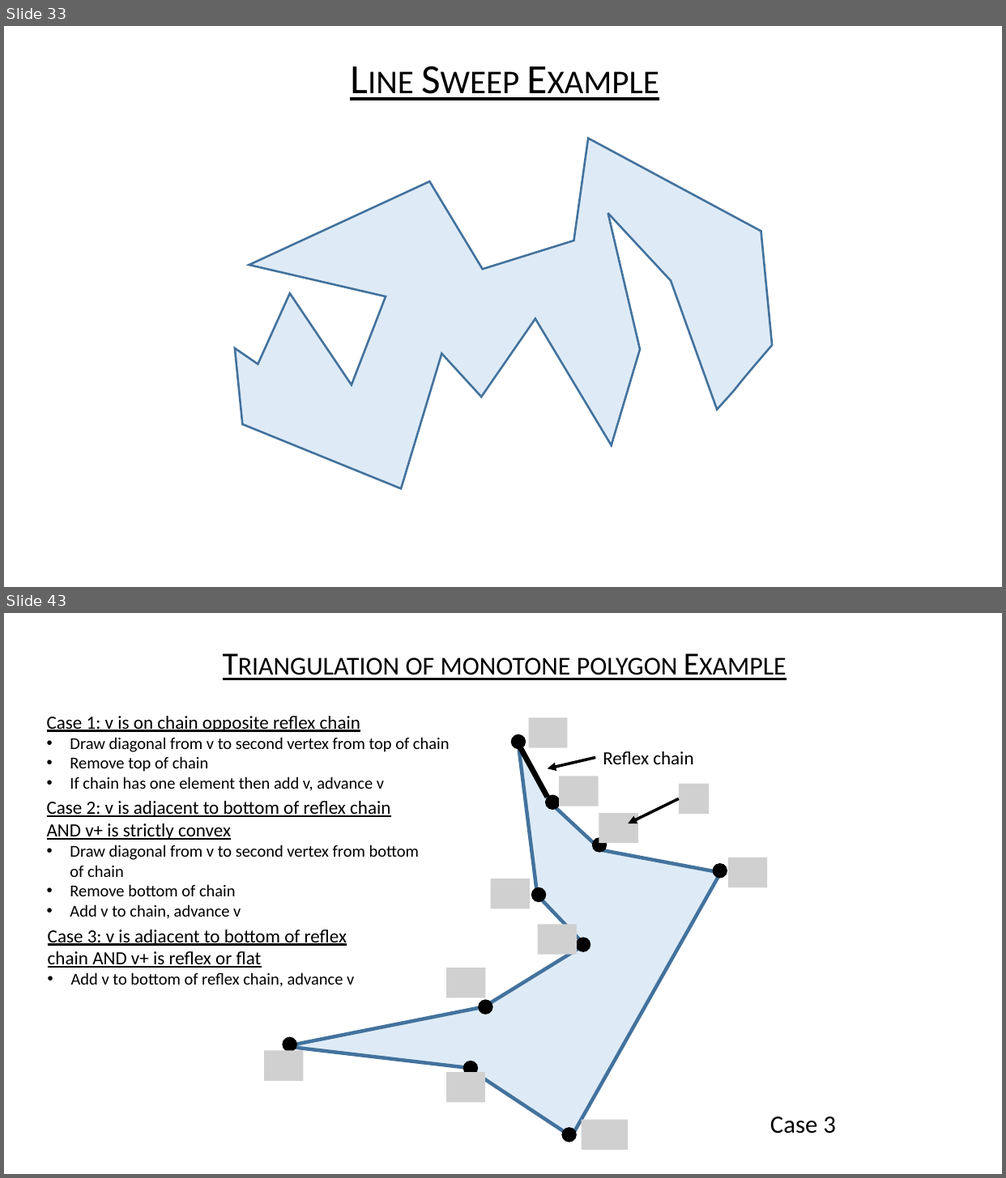
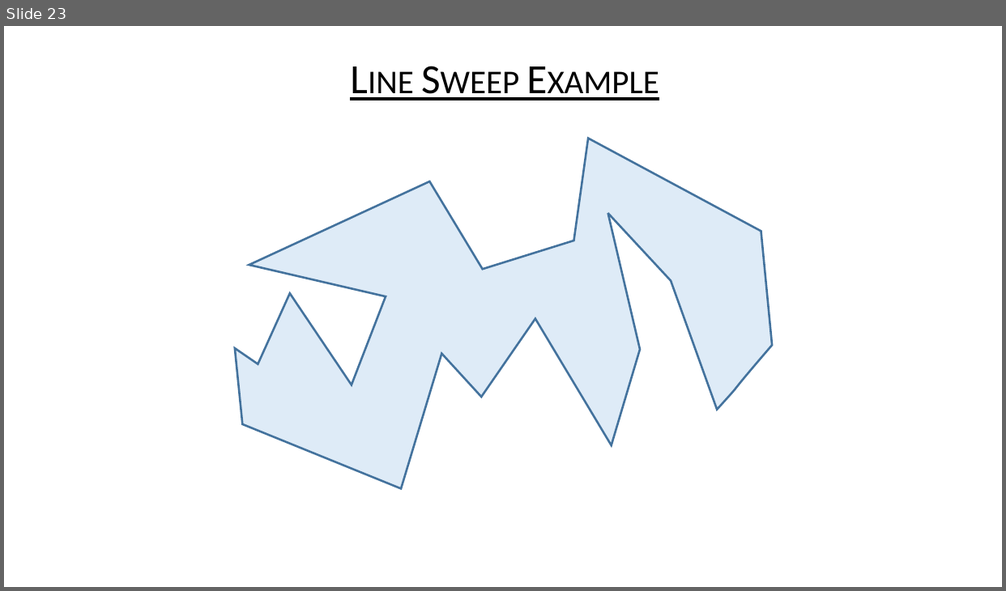
Before and after one commit to USFDataVisualization/Computational-Geometry-Lecture, a slide deck: M11-polygon_partitioning.pptx. Shown one above the other, each under a label of ours: slides 33 and 43 before the commit, slide 23 after it; the slides between them are not shown. The pictures are 1006x1178 and 1006x591 pixels, drawn with LibreOffice and Linux fonts; fonts in the diff are those of the drawing; grey boxes stand for pictures; background and template pictures are left out. Boxes give left, top, right and bottom in pixels: in the first picture for what was removed or moved away, otherwise in the second. Text is boxed around its words. In the diff, an @@ line names an element or a change of style, - is before the commit and + after.

```diff
--- a/M11-polygon_partitioning.pptx
+++ b/M11-polygon_partitioning.pptx
@@ slide 43 removed at (x1=4, y1=613, x2=1002, y2=1174), background #FFFFFF @@
@@ text removed at (x1=406, y1=658, x2=677, y2=680) @@
-• Triangulation of monotone polygon Example
@@ text removed at (x1=47, y1=716, x2=450, y2=791) @@
-Case 1: v is on chain opposite reflex chain
-• Draw diagonal from v to second vertex from top of chain
-• Remove top of chain
-• If chain has one element then add v, advance v
@@ picture removed at (x1=529, y1=717, x2=568, y2=747) @@
@@ freeform shape removed at (x1=286, y1=744, x2=721, y2=1137) @@
@@ ellipse removed at (x1=511, y1=735, x2=526, y2=749) @@
@@ line removed from (518, 744) to (548, 797) @@
@@ arrow removed from (595, 757) to (548, 769) @@
@@ text removed at (x1=603, y1=752, x2=693, y2=764) @@
-Reflex chain
@@ picture removed at (x1=560, y1=776, x2=599, y2=806) @@
@@ text removed at (x1=47, y1=801, x2=419, y2=919) @@
-Case 2: v is adjacent to bottom of reflex chain AND v+ is strictly convex
-• Draw diagonal from v to second vertex from bottom of chain
-• Remove bottom of chain
-• Add v to chain, advance v
@@ ellipse removed at (x1=545, y1=795, x2=560, y2=810) @@
@@ arrow removed from (679, 798) to (629, 824) @@
@@ picture removed at (x1=679, y1=784, x2=709, y2=814) @@
@@ picture removed at (x1=599, y1=813, x2=638, y2=843) @@
@@ ellipse removed at (x1=592, y1=837, x2=607, y2=853) @@
@@ picture removed at (x1=491, y1=879, x2=530, y2=909) @@
@@ ellipse removed at (x1=712, y1=864, x2=727, y2=879) @@
@@ picture removed at (x1=728, y1=858, x2=767, y2=888) @@
@@ ellipse removed at (x1=531, y1=888, x2=546, y2=903) @@
@@ picture removed at (x1=538, y1=924, x2=577, y2=954) @@
@@ text removed at (x1=48, y1=930, x2=354, y2=987) @@
-  Case 3: v is adjacent to bottom of reflex chain AND v+ is reflex or flat
-  • Add v to bottom of reflex chain, advance v
@@ ellipse removed at (x1=576, y1=937, x2=591, y2=952) @@
@@ picture removed at (x1=446, y1=968, x2=485, y2=998) @@
@@ ellipse removed at (x1=478, y1=1000, x2=493, y2=1015) @@
@@ ellipse removed at (x1=283, y1=1037, x2=297, y2=1053) @@
@@ picture removed at (x1=265, y1=1051, x2=304, y2=1081) @@
@@ picture removed at (x1=446, y1=1072, x2=485, y2=1102) @@
@@ ellipse removed at (x1=463, y1=1061, x2=478, y2=1076) @@
@@ picture removed at (x1=582, y1=1120, x2=628, y2=1150) @@
@@ text removed at (x1=770, y1=1117, x2=836, y2=1134) @@
-Case 3
@@ ellipse removed at (x1=562, y1=1127, x2=577, y2=1142) @@
@@ what was slide 33 is now slide 23 @@
```
Also in this commit, not shown: 2 slides changed, 31 other slides removed, 33 other files.
